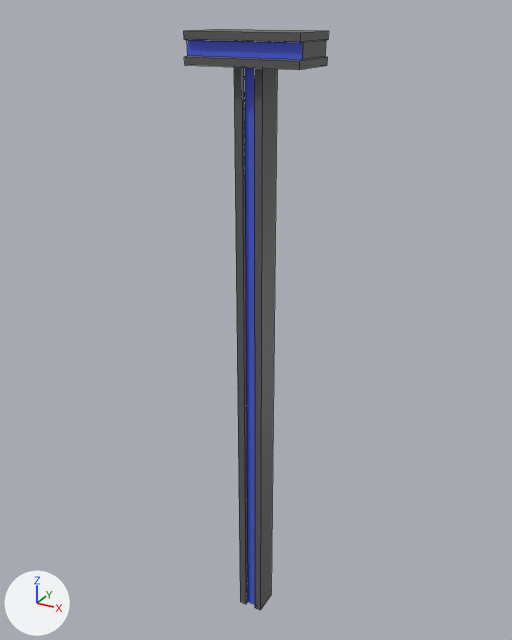
One commit to the FBX model Blender Files/LevelPlatform/LevelPlatform.fbx: the scene before it, then after it.
The view is the same before and after, from a camera (50 mm lens) standing at (22.8, -41.3, 47.3) and looking at (-0.6, 1.1, 26.0). The axes (+X, +Y, +Z) are drawn at lower left. The lights are the same throughout. Mesh edges are drawn as thin lines. Where no turn or scale is listed for an object, it has been applied to the vertices.
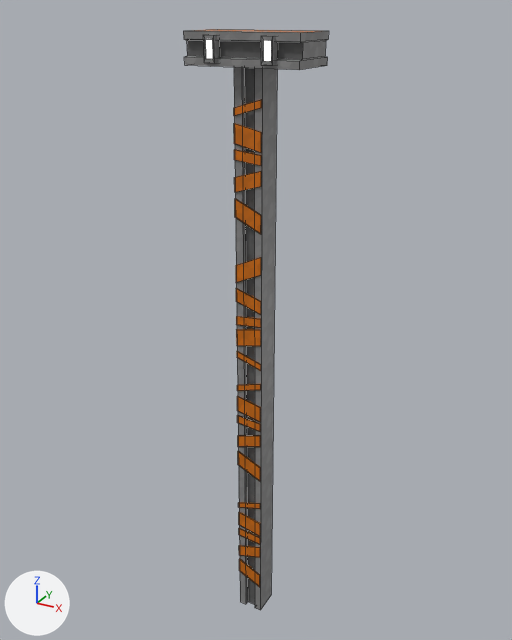
Where the change shows, as pixel boxes (x1, y1, x2, y2) in the pictures (512 x 640 px):
```json
{"object": "Cube", "change": "surface changed, reshaped", "before": [183, 29, 329, 610], "after": [183, 29, 329, 610]}
{"part": 1, "of": "me_cube", "change": "added", "after": [203, 35, 278, 587], "on screen": "brown"}
{"part": 2, "of": "me_cube", "change": "surface changed", "before": [183, 29, 329, 610], "after": [183, 29, 329, 610]}
{"part": 3, "of": "me_cube", "change": "recoloured", "before": [187, 40, 303, 605], "after": [187, 40, 303, 605], "on screen": "blue to black"}
```

Scene script edits in JSON lines:
```json
{"op": "add", "block": "img_emission_png", "code": ["img_emission_png = load_image('Emission.png', 'Emission.png', 1024, 1024, 'sRGB')"]}
{"op": "add", "block": "img_diffuse_png", "code": ["img_diffuse_png = load_image('Diffuse.png', 'Diffuse.png', 1024, 1024, 'sRGB')"]}
{"block": "mat_material", "where": "n0 = _N.new('ShaderNodeBsdfPrincipled'); n0.name = 'Principled BSDF'"}
{"op": "remove", "block": "mat_material", "code": "n0.inputs[0].default_value = (0.111, 0.111, 0.111, 1.0)  # 'Base Color', dark grey #5e5e5e"}
{"op": "add", "block": "mat_material", "code": "n0.inputs[28].default_value = 1.0  # 'Emission Strength'"}
{"op": "add", "block": "mat_material", "code": "n2 = _N.new('ShaderNodeTexImage'); n2.name = 'Image Texture'"}
{"op": "add", "block": "mat_material", "code": "n2.image = img_diffuse_png"}
{"op": "add", "block": "mat_material", "code": "n3 = _N.new('ShaderNodeTexImage'); n3.name = 'Image Texture.001'"}
{"op": "add", "block": "mat_material", "code": "n3.image = img_emission_png"}
{"op": "add", "block": "mat_material", "code": "_L.new(n2.outputs[0], n0.inputs[0])  # 'Color' to 'Base Color'"}
{"op": "add", "block": "mat_material", "code": "_L.new(n2.outputs[1], n0.inputs[4])  # 'Alpha' to 'Alpha'"}
{"op": "add", "block": "mat_material", "code": "_L.new(n3.outputs[0], n0.inputs[27])  # 'Color' to 'Emission Color'"}
{"block": "me_cube", "where": "# used by ob_cube; location = (0.0, 0.0, 0.0)"}
{"op": "remove", "block": "me_cube", "code": "me_cube.from_pydata(...)  # 48 vertices, 40 faces; spans x -4.0..4.0, y -2.0..2.0, z 0.0..46.0"}
{"op": "add", "block": "me_cube", "code": "me_cube.from_pydata(...)  # 240 vertices, 186 faces; spans x -4.0..4.0, y -2.3..2.0, z 0.0..46.0"}
{"block": "me_cube", "change": "me_cube part 1"}
{"block": "me_cube", "change": "184 vertices are added at x -2.4..2.3, y -2.3..-1.0, z 2.6..45.8"}
{"block": "me_cube", "change": "8 new vertices lie (0.8, 0.0, 0.0) away from vertices in x -2.4..1.6, y -2.3..-1.6, z 44.2..45.8"}
{"block": "me_cube", "change": "146 new faces join them"}
{"block": "me_cube", "change": "me_cube part 2: 40 kept faces spanning x -4.0..4.0, y -2.0..2.0, z 0.0..46.0 get new texture (UV) coordinates"}
{"block": "me_cube", "change": "me_cube part 3: 4 faces spanning x -4.0..4.0, y -1.6..1.6, z 0.0..45.5 switch from mat_material_001 (blue #4b5fe7) to mat_material"}
```
